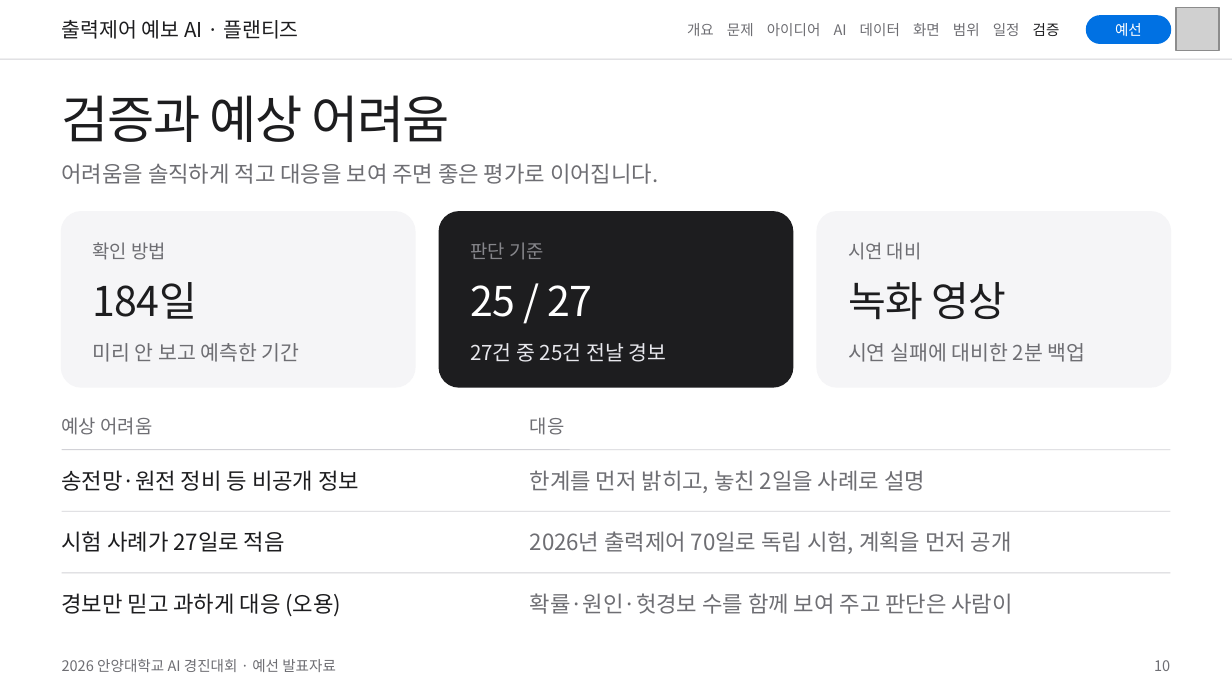
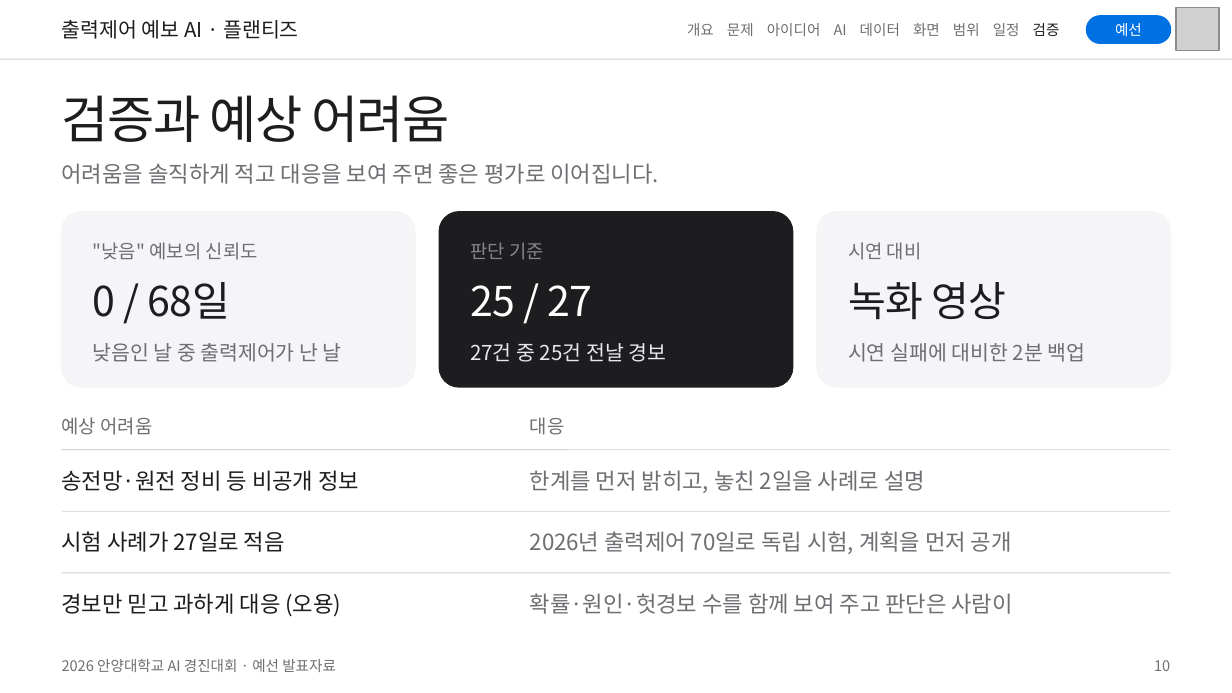
Before and after one commit to eorua/planties, a slide deck: slide 10 of docs/slides/예선발표_초안.pptx. Drawn at 1232x693 pixels with LibreOffice and Linux fonts; fonts in the diff are those of the drawing; grey boxes stand for pictures. Boxes give left, top, right and bottom in pixels: in the first picture for what was removed or moved away, otherwise in the second. Text is boxed around its words. In the diff, an @@ line names an element or a change of style, - is before the commit and + after.

```diff
--- a/docs/slides/예선발표_초안.pptx
+++ b/docs/slides/예선발표_초안.pptx
@@ text at box(92, 242, 342, 362): text changed @@
-확인 방법
-184일
-미리 안 보고 예측한 기간
+"낮음" 예보의 신뢰도
+0 / 68일
+낮음인 날 중 출력제어가 난 날
```
Also in this commit, not shown: 2 other slides changed, 12 other files.
